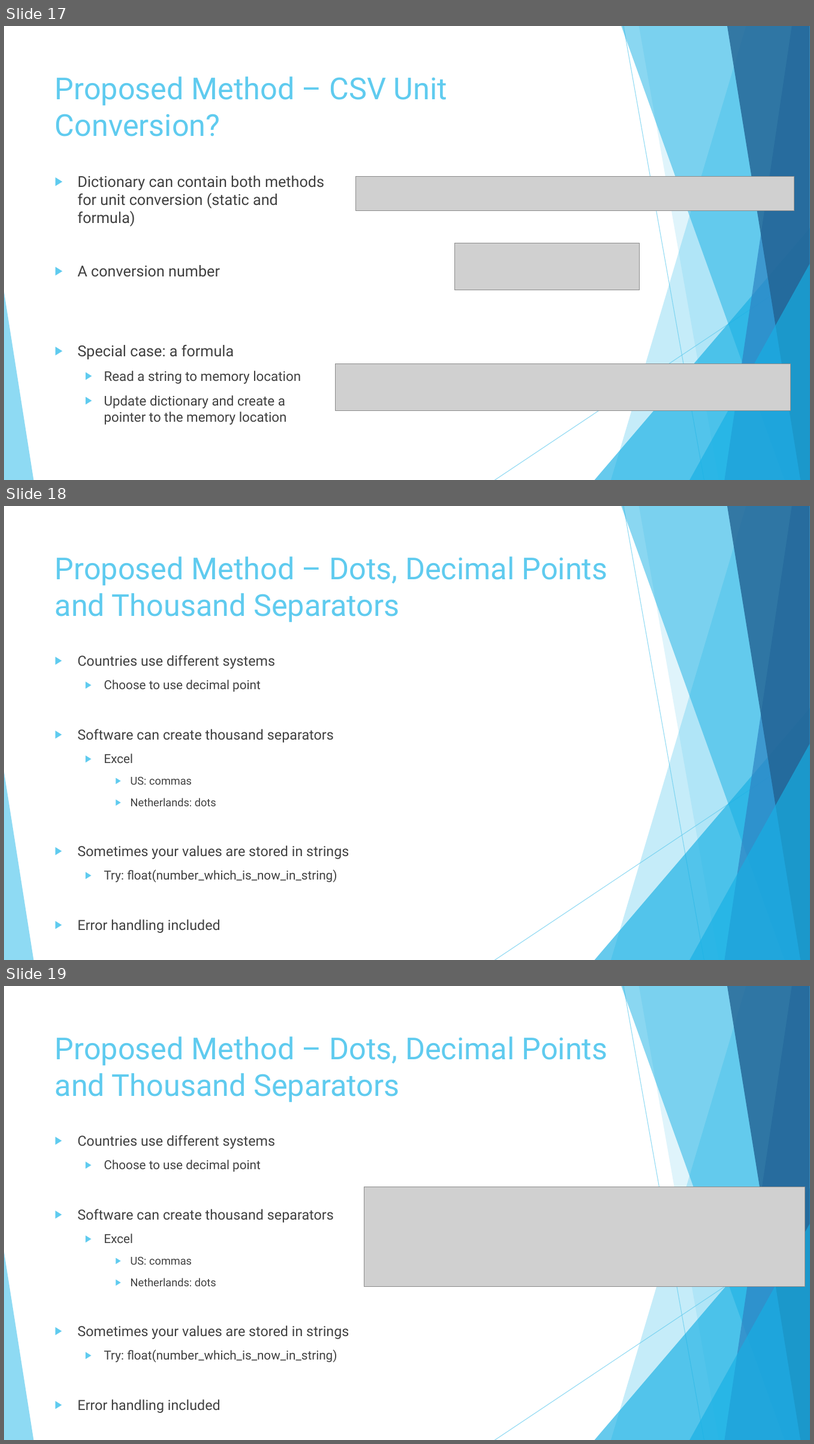
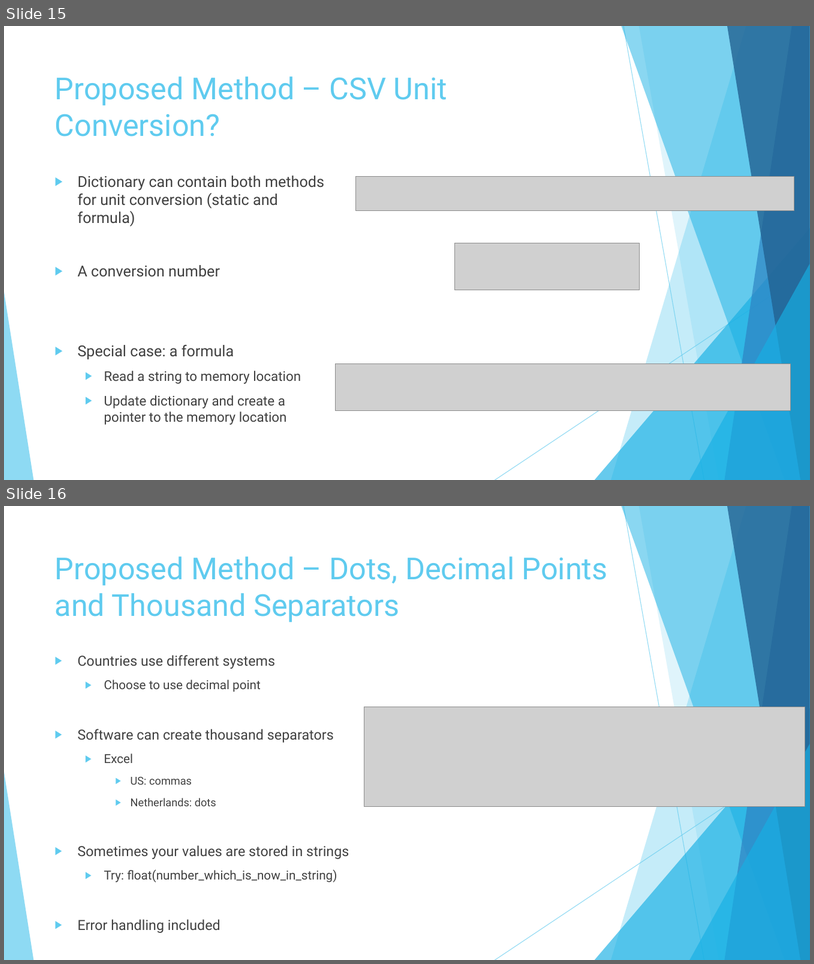
Before and after one commit to mihransimonian/Uva-Block3-Big_Data-Assignment, a slide deck: Presentation/Converting Units Across Multiple Data Sources Using CSV.pptx. Shown one above the other, each under a label of ours: slides 17, 18 and 19 before the commit, slides 15 and 16 after it. The pictures are 814x1444 and 814x964 pixels, drawn with LibreOffice and Linux fonts; fonts in the diff are those of the drawing; grey boxes stand for pictures. Boxes give left, top, right and bottom in pixels: in the first picture for what was removed or moved away, otherwise in the second. Text is boxed around its words. In the diff, an @@ line names an element or a change of style, - is before the commit and + after.

```diff
--- a/Presentation/Converting Units Across Multiple Data Sources Using CSV.pptx
+++ b/Presentation/Converting Units Across Multiple Data Sources Using CSV.pptx
@@ slide 18 removed at <box>4,506,810,960</box>, background #FFFFFF; not listed: 10 template elements that a slide beside it also shows @@
@@ title removed at <box>55,556,608,622</box> @@
-Proposed Method – Dots, Decimal Points and Thousand Separators
@@ text removed at <box>78,655,349,933</box> @@
-▶ Countries use different systems
-  ▶ Choose to use decimal point
-▶ Software can create thousand separators
-  ▶ Excel
-    ▶ US: commas
-    ▶ Netherlands: dots
-▶ Sometimes your values are stored in strings
-  ▶ Try: float(number_which_is_now_in_string)
-▶ Error handling included
@@ what was slide 17 is now slide 15 @@
@@ what was slide 19 is now slide 16 @@
```
Also in this commit, not shown: 4 slides changed, 4 slides added, 6 other slides removed, 1 other file.
